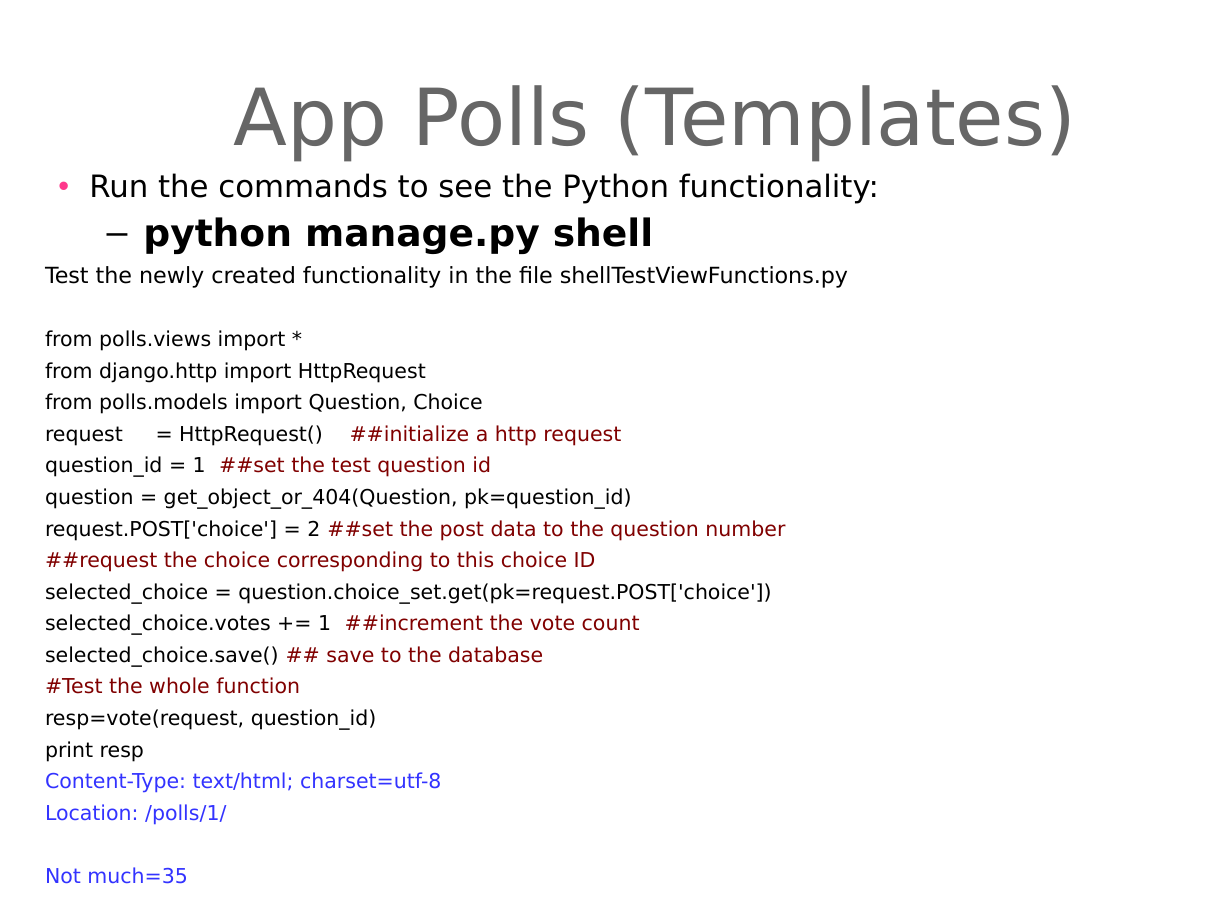
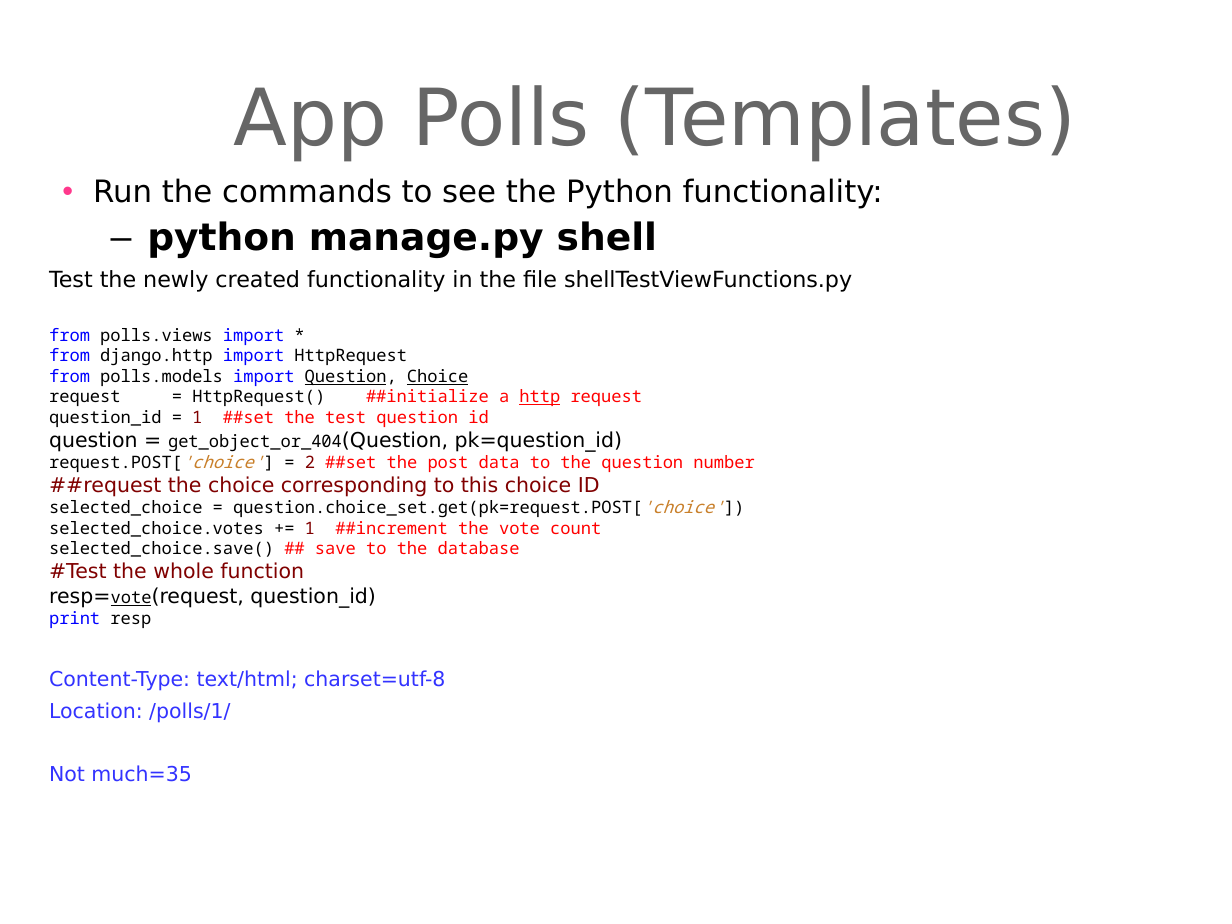
Before and after one commit to derekawilson72/CodeIT-viz-prj, a slide deck: slide 5 of Presentations/djangointroduction-Lesson05.ppt. Drawn at 1232x924 pixels with LibreOffice and Linux fonts; fonts in the diff are those of the drawing; background and template pictures are left out. Boxes give left, top, right and bottom in pixels: in the first picture for what was removed or moved away, otherwise in the second. Text is boxed around its words. In the diff, an @@ line names an element or a change of style, - is before the commit and + after.

```diff
--- a/Presentations/djangointroduction-Lesson05.ppt
+++ b/Presentations/djangointroduction-Lesson05.ppt
@@ text at <box>49,328,754,628</box>: size 12 to 10 pt, font DejaVu Sans to Noto Sans Mono in "from polls.views import *", "from django.http import HttpRequest", "from polls.models import Question, Choice", "request = HttpRequest() ##initialize a http request" and 8 more places; text colour #000000 to #0000FF in "from import", "from import", "from import", "print"; underline on in "Question, Choice", "http", "resp=vote(request,"; text colour #800000 to #FF0000 in "##initialize a http request", "##set the test question id", "##set the post data to the question ...", "##increment the vote count" and 1 more places; text colour #000000 to #800000 in "1", "2", "1"; text colour #000000 to #C9802B, italic on in "request.POST['choice']", "question.choice_set.get(pk=request.POST['choice'])"; line spacing 0.9 to 1; less space between paragraphs @@
```
Also in this commit, not shown: 2 other slides changed, 3 other files.
